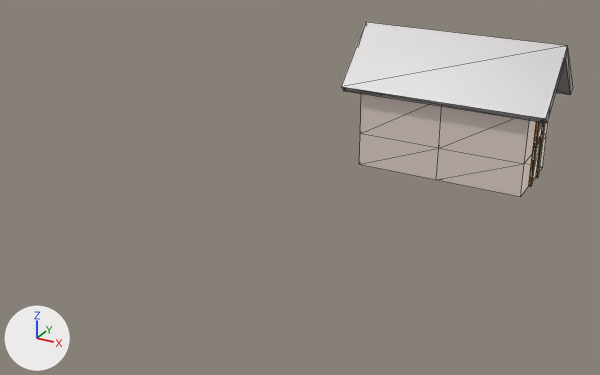
One commit to the glTF model 3d/Small_Building.glb: the scene before it, then after it.
Before and after are seen from a 50 mm lens placed at (3.45, -7.19, 3.86), pointed at (-0.31, -0.36, 0.44). Arrows for +X, +Y and +Z are at lower left; the lights stay in place. Mesh edges are drawn as thin lines. Where no turn or scale is listed for an object, it has been applied to the vertices. Vertices at the same position are counted once.

The first picture shows 'mergedBlocks'.
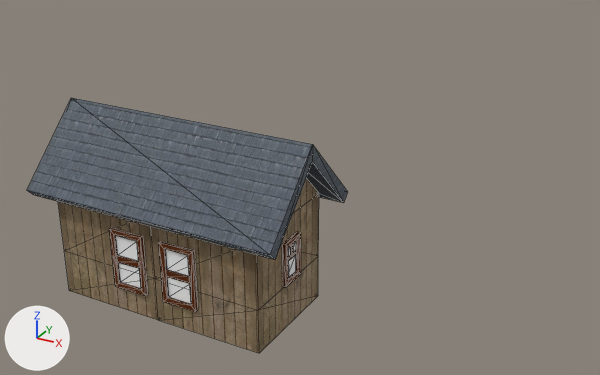
Where the change shows, as pixel boxes [x1, y1, x2, y2] in the pictures (600 x 375 px; the box of a moved part takes in the faces that stretch with it):
'mergedBlocks', reshaped (38% wider, 45% taller): before [341, 22, 573, 197]; after [27, 98, 348, 353]
part 1 of me_mesh_0, moved or reshaped: before [341, 22, 573, 197]; after [27, 98, 348, 353]
part 2 of me_mesh_0, moved or reshaped (not visible afterwards): before [528, 122, 545, 187]
part 3 of me_mesh_0, moved or reshaped (not visible before): after [282, 232, 301, 287]
part 4 of me_mesh_0, added: after [159, 241, 198, 312]
part 5 of me_mesh_0, added: after [109, 228, 148, 296]

The change, as a list of edits to the scene's bpy script:
```text
Add img_image_0:
    img_image_0 = load_image('Image_0', '_unpacked/Image_0', 512, 512, 'sRGB')
Add img_image_1:
    img_image_1 = load_image('Image_1', '_unpacked/Image_1', 353, 350, 'sRGB')
Add mat_custom9_clone:
    mat_custom9_clone = bpy.data.materials.new('custom9(Clone)')
    # uses the picture img_image_0
Add mat_custom4_clone:
    mat_custom4_clone = principled_material('custom4(Clone)')
    mat_custom4_clone.base_color = (1.0, 1.0, 1.0)  # white #ffffff
    mat_custom4_clone.metallic = 0.5
    mat_custom4_clone.roughness = 0.85
Add mat_custom8_clone:
    mat_custom8_clone = bpy.data.materials.new('custom8(Clone)')
    # uses the picture img_image_1
Add mat_custom7_clone:
    mat_custom7_clone = principled_material('custom7(Clone)')
    mat_custom7_clone.base_color = (0.139, 0.0283, 0.0)  # brown #682f00
    mat_custom7_clone.metallic = 0.5
    mat_custom7_clone.roughness = 0.85
Change me_mesh_0:
    used by ob_mergedblocks; location = (0.0, 0.0, 0.0)
    remove me_mesh_0.from_pydata(...)  # 88 vertices, 172 faces; spans x -0.7..1.7, y 1.36..2.64, z 0.0..1.64
    remove me_mesh_0.materials.append(mat_custom7)  # brown #ab7700
    remove me_mesh_0.materials.append(mat_custom4)  # white #ffffff
    remove me_mesh_0.materials.append(mat_custom5)  # white #fdece5
    remove me_mesh_0.materials.append(mat_custom6)  # grey #afadad
    add me_mesh_0.from_pydata(...)  # 184 vertices, 340 faces; spans x -1.7..0.7, y -2.64..-1.36, z 0.0..1.64
    me_mesh_0 part 1: the loose piece of 32 vertices spanning x -0.7..1.7, y 1.36..2.64, z 0.0..1.64 is moved by (-1.0, -4.0, 0.0)
    me_mesh_0 part 2: the loose piece of 24 vertices spanning x 1.5..1.53, y 1.84..2.16, z 0.0..0.77 is moved by (-3.03, -4.0, 0.0)
    me_mesh_0 part 3: the loose piece of 32 vertices spanning x -0.53..-0.5, y 1.88..2.12, z 0.61..0.99 is moved by (1.03, -4.0, -0.19)
    me_mesh_0 part 4: a new loose piece of 24 vertices spanning x -0.41..-0.08, y -2.53..-2.5, z 0.23..0.77
    me_mesh_0 part 5: a new loose piece of 24 vertices spanning x -0.92..-0.59, y -2.53..-2.5, z 0.23..0.77
    add me_mesh_0.materials.append(mat_custom9_clone)
    add me_mesh_0.materials.append(mat_custom7_clone)  # brown #682f00
    add me_mesh_0.materials.append(mat_custom4_clone)  # white #ffffff
    add me_mesh_0.materials.append(mat_custom8_clone)
```
